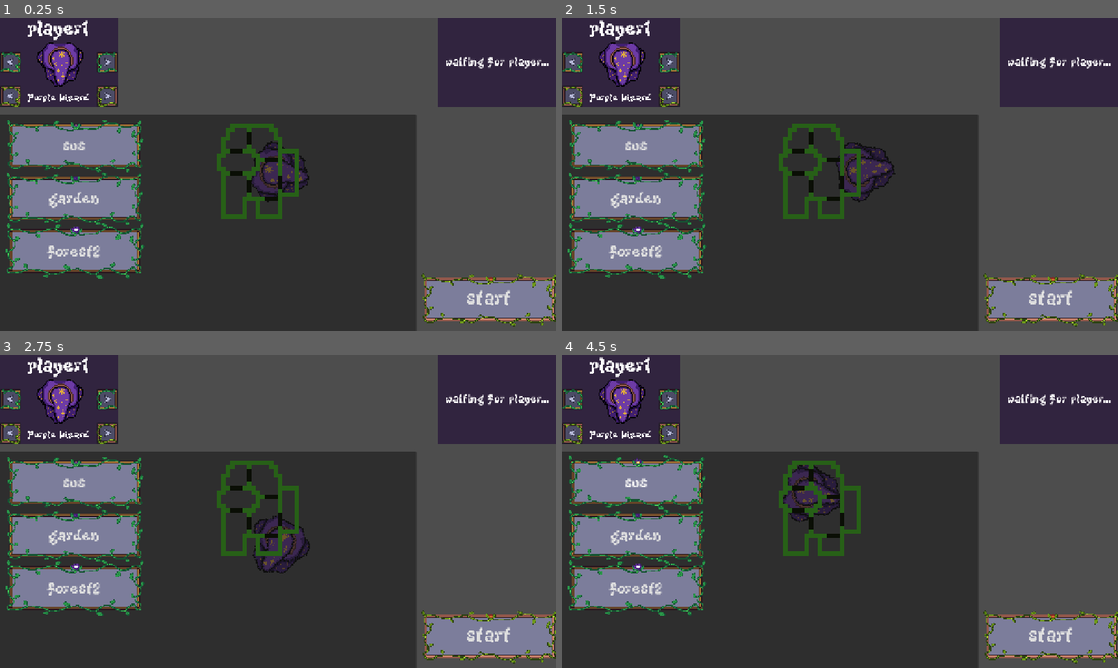
Above: before the commit, frames 1-4 (two rows, left to right).
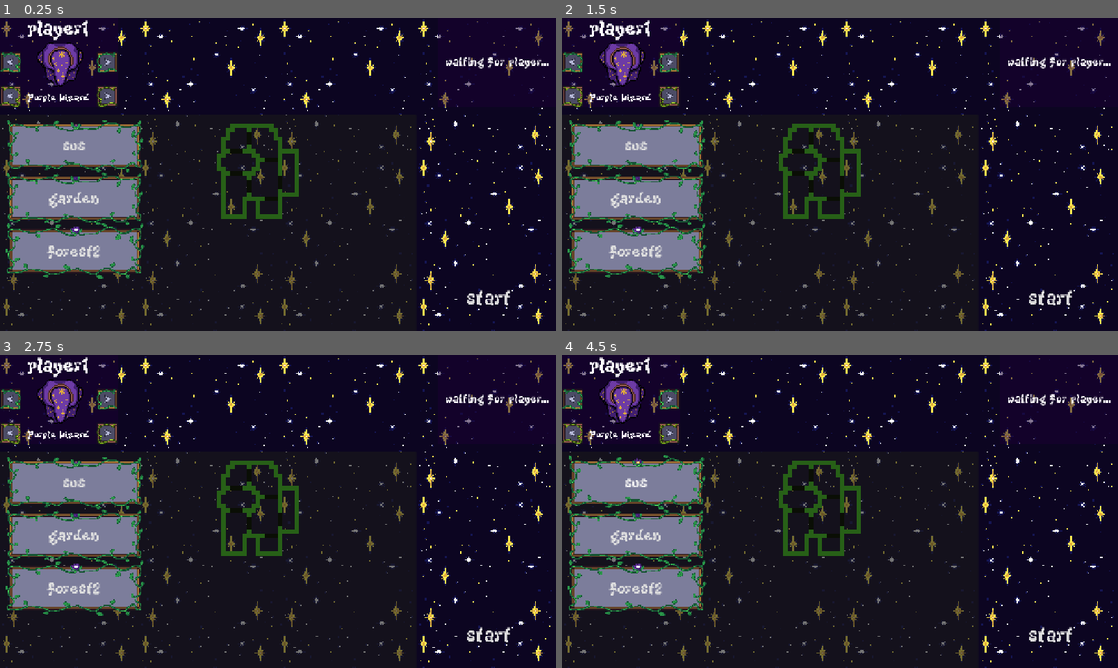
Above: after the commit, the same moments.

Repository: Raoul1808/ft_transcendence
Game: Godot game, scene res://scene/global/main.tscn
Two runs of this game, one before a commit and one after it. Both use one fixed random seed, a clock stepped at 60 frames per second and the inputs below.
Inputs (mouse positions are in pixels of both pictures, inside the frame that each line leads up to):
- Up to frame 1 (0.25 s): no input
- Up to frame 2 (1.5 s): tap Enter at 0.5 s; move the mouse to (840, 171) at 0.52 s; hold D (right) 0.53-1.28 s; tap Q (drop_weapon) at 0.6 s; move the mouse to (728, 190) at 1.27 s; hold S (down) from 1.28 s (still down); tap E (loot) at 1.35 s
- Up to frame 3 (2.75 s): move the mouse to (333, 442) at 2.02 s; release S (down) at 2.03 s; hold D (right) from 2.03 s (still down); hold W (move) from 2.03 s (still down)
- Up to frame 4 (4.5 s): move the mouse to (812, 574) at 2.77 s; release W (move) at 2.78 s; click (812, 574) at 2.85 s; move the mouse to (1006, 558) at 3.52 s; release D (right) at 3.53 s; hold A (left) from 3.53 s (still down); tap Q (drop_weapon) at 3.6 s; move the mouse to (673, 464) at 4.27 s; tap E (loot) at 4.35 s

The runs differ from the first frame. In frame 1, 85% of the frame differs, in the area x 0-100%, y 0-100%; in frame 2, 85%; in frame 3, 85%; in frame 4, 85%.

Commit message:
add tmp background

Diff:
--- a/game/scene/global/menu.tscn
+++ b/game/scene/global/menu.tscn
@@ -3,6 +3,7 @@
 [ext_resource type="Script" uid="uid://dp81q4olovdg7" path="res://script/global/menu.gd" id="1_4n3up"]
 [ext_resource type="FontFile" uid="uid://btrepff1y83ma" path="res://assets/font/KiwiSoda.ttf" id="1_flhli"]
 [ext_resource type="Texture2D" uid="uid://iqmyals4g0lj" path="res://assets/img/wizard.png" id="2_vyxmg"]
+[ext_resource type="Texture2D" uid="uid://ckrd3u6suhkmc" path="res://assets/img/New Piskel (2).png" id="2_wiykp"]
 [ext_resource type="Shader" uid="uid://1w2uplbawwk0" path="res://assets/shader/player_palette.tres" id="3_t8b78"]
 [ext_resource type="Texture2D" uid="uid://dsky86ep17jm7" path="res://assets/img/button.png" id="3_u82at"]
 [ext_resource type="Texture2D" uid="uid://bjv6akd1mcnil" path="res://assets/palette/UI/palette_button.png" id="4_frf2m"]
@@ -10,6 +11,8 @@
 [ext_resource type="Texture2D" uid="uid://dwsiktkipyu5m" path="res://assets/palette/player/wizard_palette.png" id="7_pdutf"]
 [ext_resource type="Texture2D" uid="uid://b1jhhmd85otsd" path="res://assets/img/arrow_button.png" id="9_tp5ri"]
 
+[sub_resource type="CanvasItemMaterial" id="CanvasItemMaterial_b5xf3"]
+
 [sub_resource type="ShaderMaterial" id="ShaderMaterial_u82at"]
 shader = ExtResource("3_t8b78")
 shader_parameter/original_palettes = ExtResource("4_frf2m")
@@ -146,6 +149,16 @@
 script = ExtResource("1_4n3up")
 
 [node name="CanvasLayer" type="CanvasLayer" parent="." unique_id=657974449]
+
+[node name="TextureRect" type="TextureRect" parent="CanvasLayer" unique_id=90994875]
+material = SubResource("CanvasItemMaterial_b5xf3")
+anchors_preset = 15
+anchor_right = 1.0
+anchor_bottom = 1.0
+grow_horizontal = 2
+grow_vertical = 2
+texture = ExtResource("2_wiykp")
+stretch_mode = 1
 
 [node name="game_leader" type="Control" parent="CanvasLayer" unique_id=2124292821]
 layout_mode = 3
Binary file added: game/assets/img/New Piskel (2).png
Not shown, added: game/assets/img/New Piskel (2).png.import
